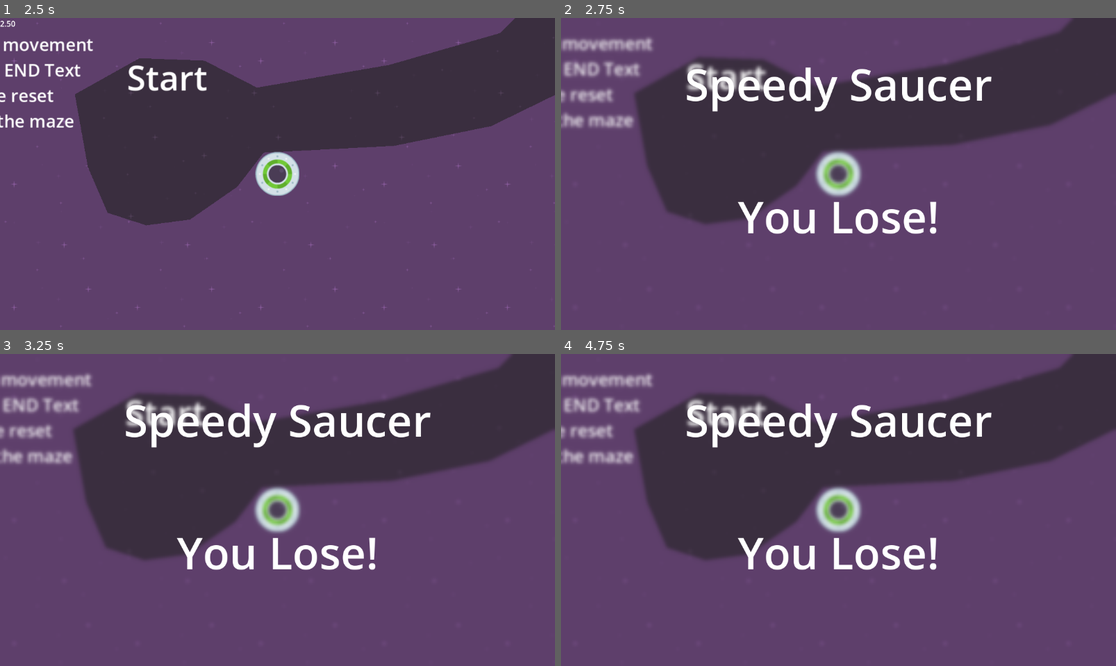
Above: before the commit, frames 1-4 (two rows, left to right).
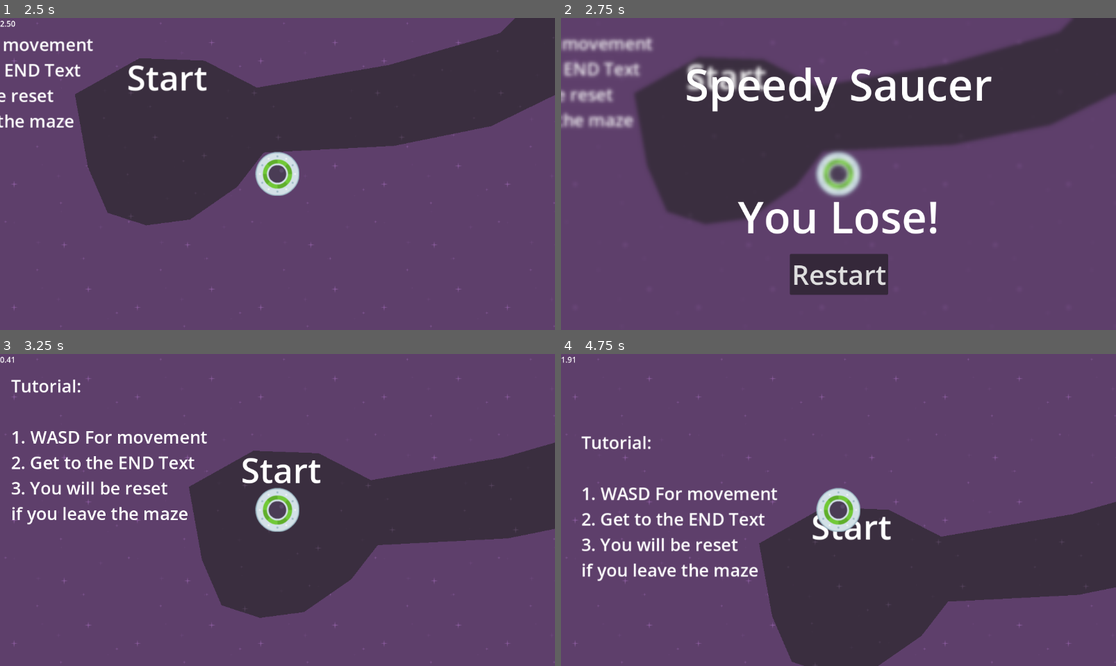
Above: after the commit, the same moments.

Repository: Squawkykaka/SpeedySaucer
Game: Godot game, scene res://scenes/level_1.tscn
Same seed, same stepped clock (60 frames per second), same inputs: the game is played once before the commit and once after it.
Inputs (mouse positions are in pixels of both pictures, inside the frame that each line leads up to):
- Up to frame 1 (2.5 s): tap Enter at 0.5 s; hold D (move_right) 0.53-1.28 s; hold S (move_down) 1.28-2.03 s; hold D (move_right) from 2.03 s (still down)
- Up to frame 2 (2.75 s): keep holding D (move_right)
- Up to frame 3 (3.25 s): release D (move_right) at 2.75 s; click (277, 609) at 2.75 s, where only the run after the commit has a clickable "Restart"
- Up to frame 4 (4.75 s): tap Space at 3.5 s; hold W (move_up) 3.53-4.28 s; hold A (move_left) from 4.28 s (still down)

Frame 1 is identical in both runs. In frame 2, 2.3% of the frame differs, in the area x 41-59%, y 75-89%; in frame 3, 44%; in frame 4, 53%, in the area x 0-100%, y 0-100%.

Commit message:
added restart button

Diff:
--- a/scenes/end_screen.tscn
+++ b/scenes/end_screen.tscn
@@ -68,3 +68,20 @@
 text = "You Win!"
 horizontal_alignment = 1
 vertical_alignment = 1
+
+[node name="Button" type="Button" parent="."]
+anchors_preset = 8
+anchor_left = 0.5
+anchor_top = 0.5
+anchor_right = 0.5
+anchor_bottom = 0.5
+offset_left = -32.0
+offset_top = 193.0
+offset_right = 33.0
+offset_bottom = 224.0
+grow_horizontal = 2
+grow_vertical = 2
+theme_override_font_sizes/font_size = 56
+text = "Restart"
+
+[connection signal="pressed" from="Button" to="." method="_on_button_pressed"]
--- a/scenes/level_1.tscn
+++ b/scenes/level_1.tscn
@@ -53,7 +53,7 @@
 metadata/_edit_use_anchors_ = true
 
 [node name="EndArea" type="Area2D" parent="Graphics"]
-position = Vector2(1976, 150)
+position = Vector2(1976, 321)
 
 [node name="EndLabel" type="Label" parent="Graphics/EndArea"]
 offset_right = 167.0
@@ -101,3 +101,4 @@
 
 [connection signal="body_entered" from="Graphics/EndArea" to="." method="_on_end_area_body_entered"]
 [connection signal="body_exited" from="Maze" to="." method="_on_maze_body_exited"]
+[connection signal="reset_button_pressed" from="end_screen" to="." method="_on_end_screen_reset_button_pressed"]
--- a/scenes/maze.tscn
+++ b/scenes/maze.tscn
@@ -5,9 +5,9 @@
 [node name="Maze" type="Area2D"]
 
 [node name="CollisionPolygon2D" type="CollisionPolygon2D" parent="."]
-polygon = PackedVector2Array(-156, 54, 11, -75, 138, -59, 319, 98, 484, 123, 629, 199, 868, 86, 986, -93, 741, -66, 503, -123, 566, -255, 595, -492, 500, -543, 281, -553, 116, -447, -43, -457, -154, -619, -133, -846, -282, -998, -506, -949, -617, -803, -665, -506, -755, -300, -893, -165, -1123, -99, -1397, -52, -1506, -108, -1641, -113, -1775, -38, -1748, 113, -1707, 208, -1627, 234, -1536, 222, -1438, 154, -1383, 83, -1113, 69, -911, 28, -743, -54, -549, -214, -511, -379, -501, -511, -499, -593, -462, -737, -358, -789, -285, -744, -266, -583, -229, -485, -93, -380, 0, -304, 95, -298, 211, -301, 338, -277, 421, -375, 417, -151, 437, -21, 638, 18, 594, 82, 348, -28, 93, -231, -93, -225, -283, -116)
+polygon = PackedVector2Array(-169, 229, -4, 168, 137, 77, 319, 98, 453, 178, 625, 229, 868, 86, 840, -4, 741, -66, 658, -226, 625, -347, 595, -492, 500, -543, 281, -553, 116, -447, -43, -457, -154, -619, -133, -846, -282, -998, -506, -949, -617, -803, -665, -506, -755, -300, -893, -165, -1123, -99, -1397, -52, -1506, -108, -1641, -113, -1775, -38, -1748, 113, -1707, 208, -1627, 234, -1536, 222, -1438, 154, -1383, 83, -1113, 69, -911, 28, -743, -54, -549, -214, -511, -379, -501, -511, -499, -593, -462, -737, -358, -789, -285, -744, -266, -583, -229, -485, -93, -380, 0, -304, 95, -298, 211, -301, 338, -277, 421, -375, 493, -199, 567, -101, 638, 18, 567, 111, 348, -28, 12, -145, -193, -37, -358, 44)
 
 [node name="Polygon2D" type="Polygon2D" parent="."]
 texture_repeat = 2
 texture = ExtResource("1_mi68b")
-polygon = PackedVector2Array(-156, 54, 11, -75, 138, -59, 319, 98, 484, 123, 629, 199, 868, 86, 986, -93, 741, -66, 503, -123, 566, -255, 595, -492, 500, -543, 281, -553, 116, -447, -43, -457, -154, -619, -133, -846, -282, -998, -506, -949, -617, -803, -665, -506, -755, -300, -893, -165, -1123, -99, -1397, -52, -1506, -108, -1641, -113, -1775, -38, -1748, 113, -1707, 208, -1627, 234, -1536, 222, -1438, 154, -1383, 83, -1113, 69, -911, 28, -743, -54, -549, -214, -511, -379, -501, -511, -499, -593, -462, -737, -358, -789, -285, -744, -266, -583, -229, -485, -93, -380, 0, -304, 95, -298, 211, -301, 338, -277, 421, -375, 417, -151, 437, -21, 638, 18, 594, 82, 348, -28, 93, -231, -93, -225, -283, -116)
+polygon = PackedVector2Array(-169, 229, -4, 168, 137, 77, 319, 98, 453, 178, 625, 229, 868, 86, 840, -4, 741, -66, 658, -226, 625, -347, 595, -492, 500, -543, 281, -553, 116, -447, -43, -457, -154, -619, -133, -846, -282, -998, -506, -949, -617, -803, -665, -506, -755, -300, -893, -165, -1123, -99, -1397, -52, -1506, -108, -1641, -113, -1775, -38, -1748, 113, -1707, 208, -1627, 234, -1536, 222, -1438, 154, -1383, 83, -1113, 69, -911, 28, -743, -54, -549, -214, -511, -379, -501, -511, -499, -593, -462, -737, -358, -789, -285, -744, -266, -583, -229, -485, -93, -380, 0, -304, 95, -298, 211, -301, 338, -277, 421, -375, 493, -199, 567, -101, 638, 18, 567, 111, 348, -28, 12, -145, -193, -37, -358, 44)
--- a/scripts/end_screen.gd
+++ b/scripts/end_screen.gd
@@ -1,5 +1,7 @@
 # Implements CanvasLayer, used to display things seperatly
 extends CanvasLayer
+
+signal reset_button_pressed
 
 # Set the time text to invisible then display "You Lose!"
 func lose_game():
@@ -11,3 +13,6 @@
 	$Time.visible = true
 	$State.text = "You Win!"
 	$Time.text = "Time: " + time
+
+func _on_button_pressed():
+	reset_button_pressed.emit()
--- a/scripts/level.gd
+++ b/scripts/level.gd
@@ -3,7 +3,7 @@
 # the time elapsed since scene start.
 var time_elapsed := 0.0
 
-# wether the timer is stopped or not.
+# whether the timer is stopped or not.
 var is_stopped := false
 
 # Allows quick access to nodes
@@ -51,3 +51,7 @@
 	# Display the end screen
 	end_screen.win_game(winning_time)
 	end_screen.visible = true
+
+
+func _on_end_screen_reset_button_pressed():
+	get_tree().reload_current_scene()
Not shown, added: export_presets.cfg
